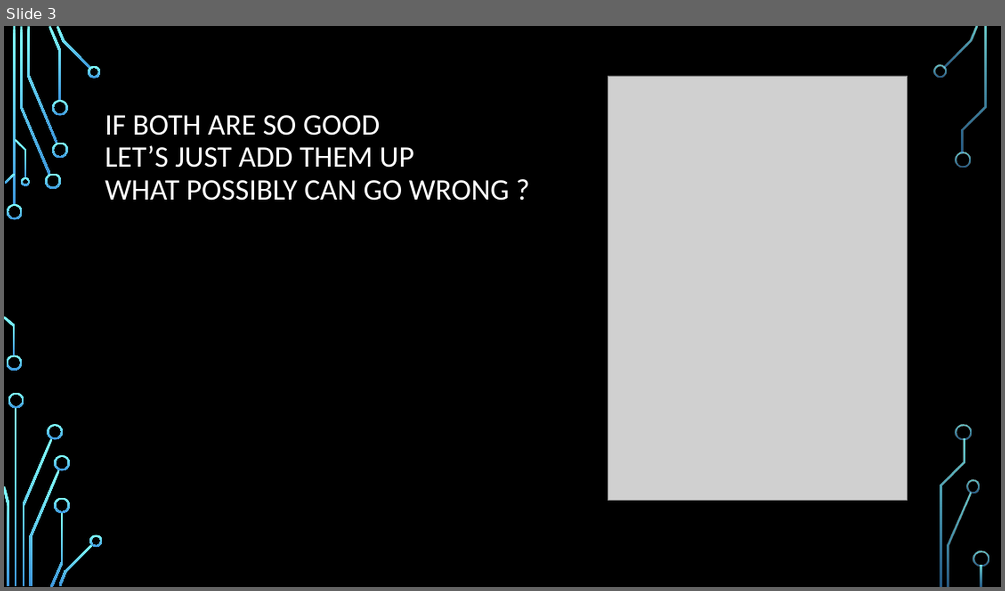
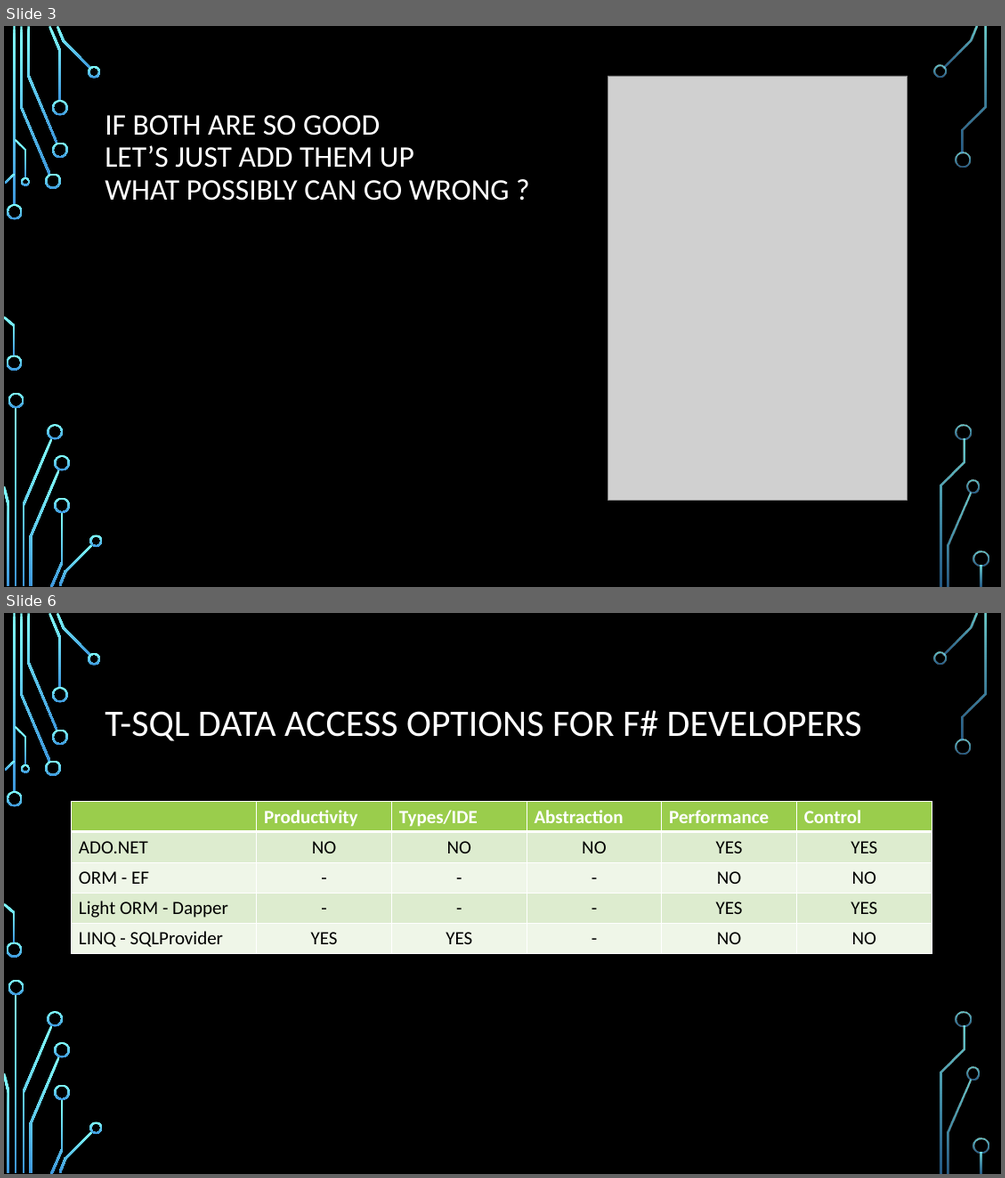
Before and after one commit to fsprojects/FSharp.Data.SqlClient, a slide deck: presentations/NYC F# UG. 2014-08-26.pptx. Shown one above the other, each under a label of ours: slide 3 before the commit, slides 3 and 6 after it; the slides between them are not shown. The pictures are 1005x591 and 1005x1178 pixels, drawn with LibreOffice and Linux fonts; fonts in the diff are those of the drawing; grey boxes stand for pictures; background and template pictures are left out. Boxes give left, top, right and bottom in pixels: in the first picture for what was removed or moved away, otherwise in the second. Text is boxed around its words. In the diff, an @@ line names an element or a change of style, - is before the commit and + after.

```diff
--- a/presentations/NYC F# UG. 2014-08-26.pptx
+++ b/presentations/NYC F# UG. 2014-08-26.pptx
@@ slide 6 added at <box>4,613,1001,1174</box>, background picture (left out); not listed: 36 template elements that a slide beside it also shows @@
@@ title added at <box>105,710,862,741</box>, 36 pt, text #FFFFFF @@
+T-SQL DATA ACCESS OPTIONS FOR F# DEVELOPERS
@@ table added at <box>72,802,933,953</box>, 5 rows, 6 columns @@
+ | Productivity | Types/IDE | Abstraction | Performance | Control
+ADO.NET | NO | NO | NO | YES | YES
+ORM - EF | - | - | - | NO | NO
+Light ORM - Dapper | - | - | - | YES | YES
+LINQ - SQLProvider | YES | YES | - | NO | NO
```
Also in this commit, not shown: 1 slide changed, 3 other slides added.
